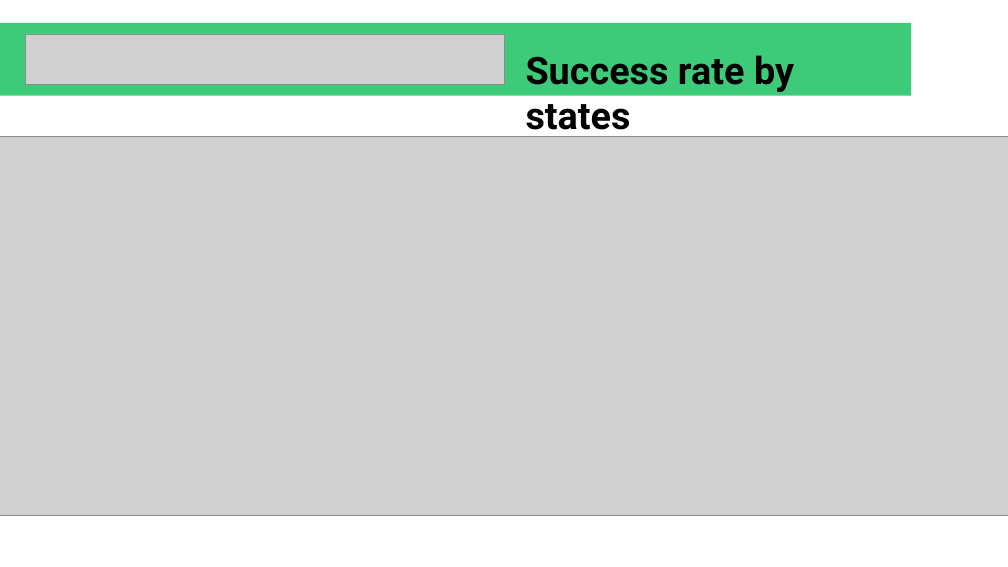
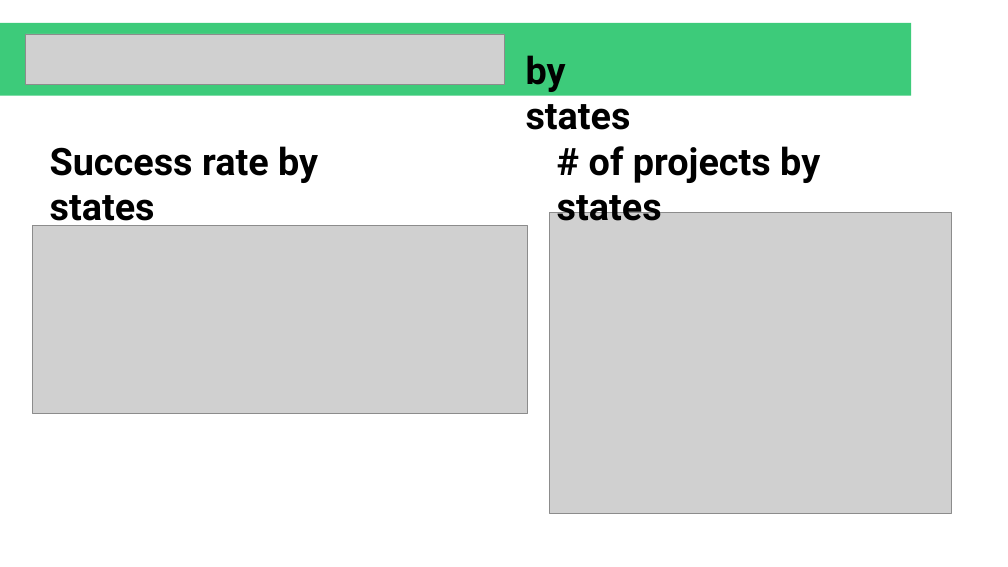
Before and after one commit to Blue0710/KicktraqScraper, a slide deck: slide 8 of ALI HILMI UYSAL_SCRAPING KICKSTARTER.pptx (slide 6 before the commit). Drawn at 1008x567 pixels with LibreOffice and Linux fonts; fonts in the diff are those of the drawing; grey boxes stand for pictures; background and template pictures are left out. Boxes give left, top, right and bottom in pixels: in the first picture for what was removed or moved away, otherwise in the second. Text is boxed around its words. In the diff, an @@ line names an element or a change of style, - is before the commit and + after.

```diff
--- a/ALI HILMI UYSAL_SCRAPING KICKSTARTER.pptx
+++ b/ALI HILMI UYSAL_SCRAPING KICKSTARTER.pptx
@@ text added at bbox=[526, 55, 631, 130], 36 pt, text #000000, bold @@
+by states
@@ picture removed at bbox=[0, 136, 1008, 516] @@
@@ text "Success rate by states": place and size @@
-text "Success rate by states" at bbox=[526, 55, 794, 139]
+text "Success rate by states" at bbox=[50, 146, 318, 230]
@@ text added at bbox=[557, 146, 820, 221], 36 pt, text #000000, bold @@
+# of projects by states
@@ picture added at bbox=[33, 226, 528, 414] @@
@@ picture added at bbox=[550, 212, 952, 513] @@
```
Also in this commit, not shown: 6 other slides changed, 7 slides added, 1 slide removed, 3 other files.
